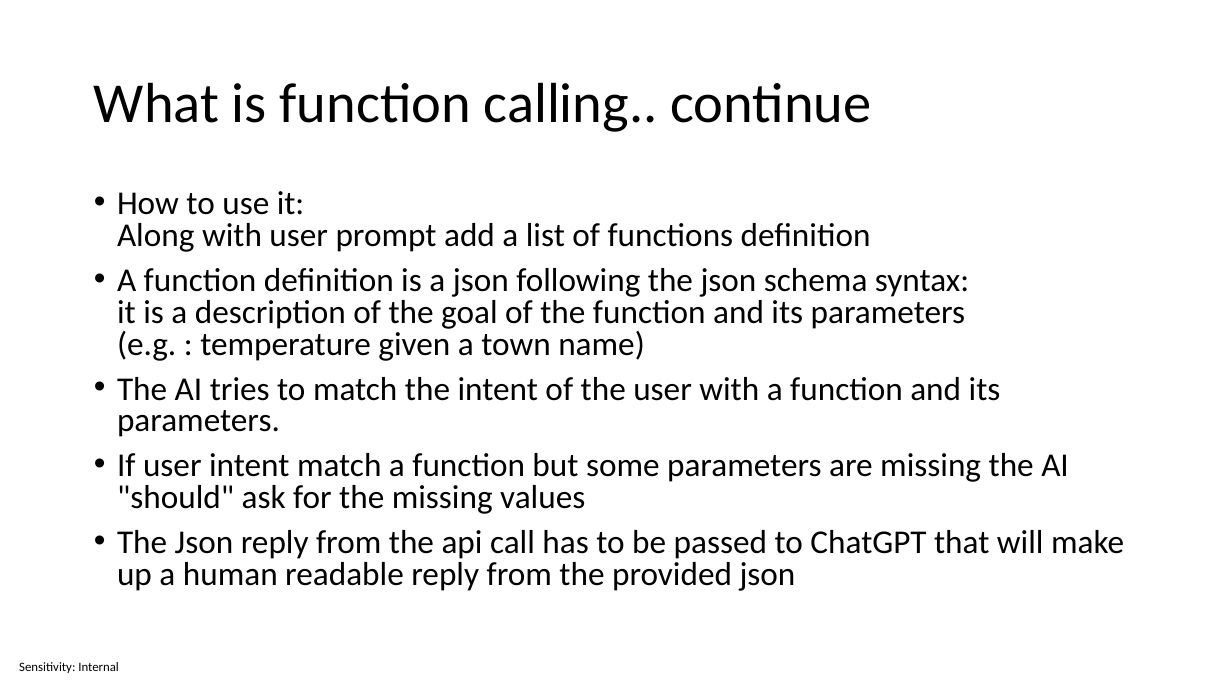
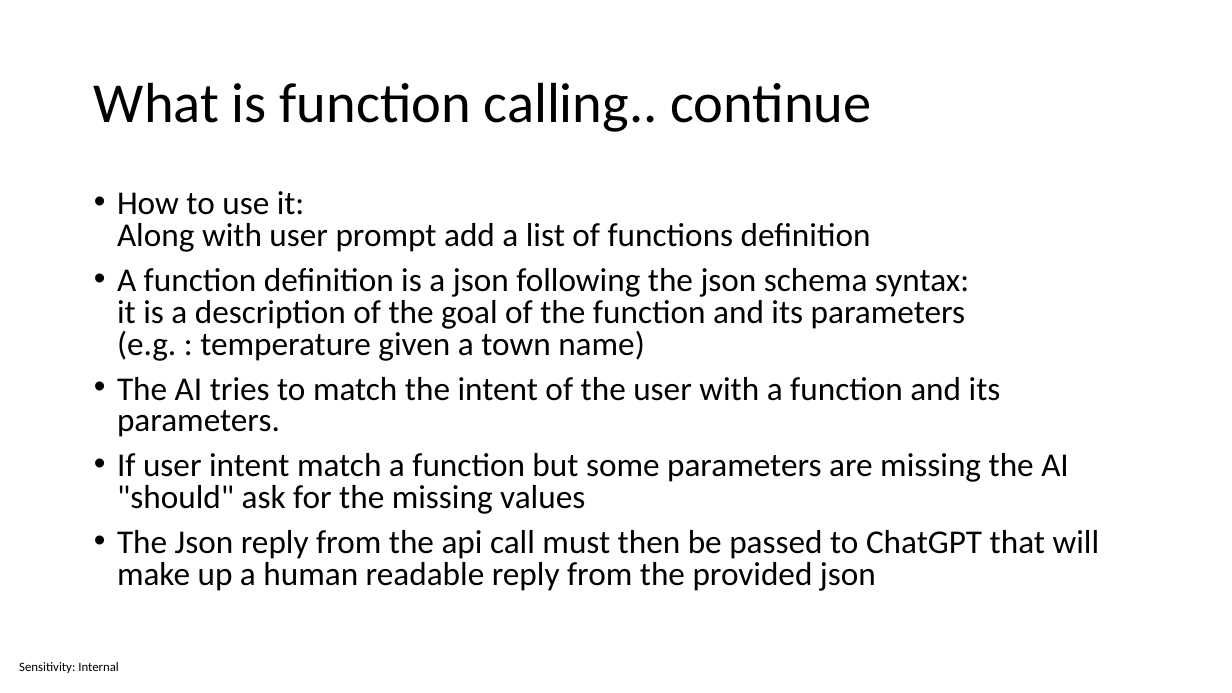
Before and after one commit to sabbadino/function-caling, a slide deck: slide 3 of Function calling.pptx. Drawn at 1232x693 pixels with LibreOffice and Linux fonts; fonts in the diff are those of the drawing. Boxes give left, top, right and bottom in pixels: in the first picture for what was removed or moved away, otherwise in the second. Text is boxed around its words. In the diff, an @@ line names an element or a change of style, - is before the commit and + after.

```diff
--- a/Function calling.pptx
+++ b/Function calling.pptx
@@ text at box(117, 530, 1100, 591): text changed @@
-• The Json reply from the api call has to be passed to ChatGPT that will make up a human readable reply from the provided json
+• The Json reply from the api call must then be passed to ChatGPT that will make up a human readable reply from the provided json
```
Also in this commit, not shown: 4 other slides changed, 4 slides added.
